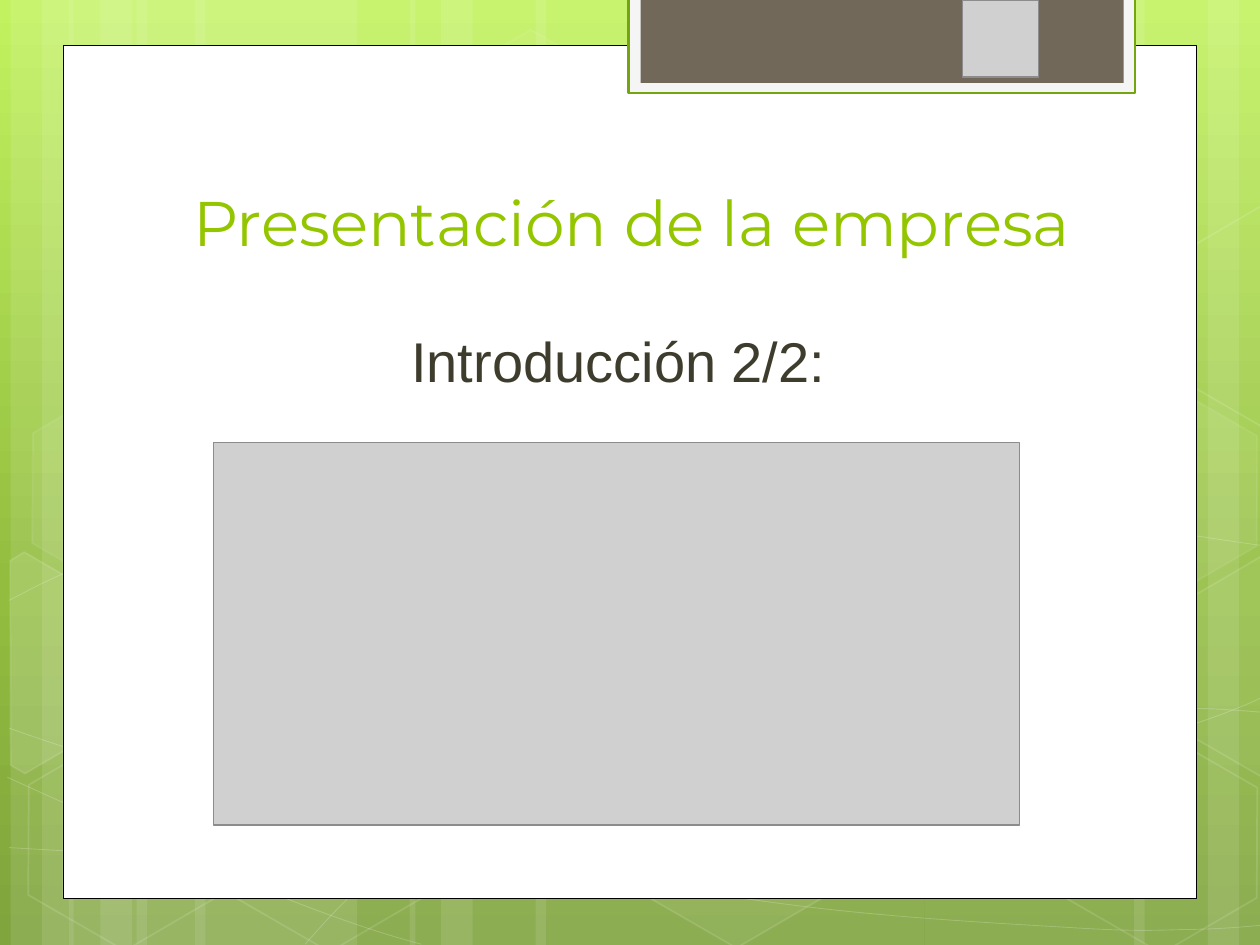
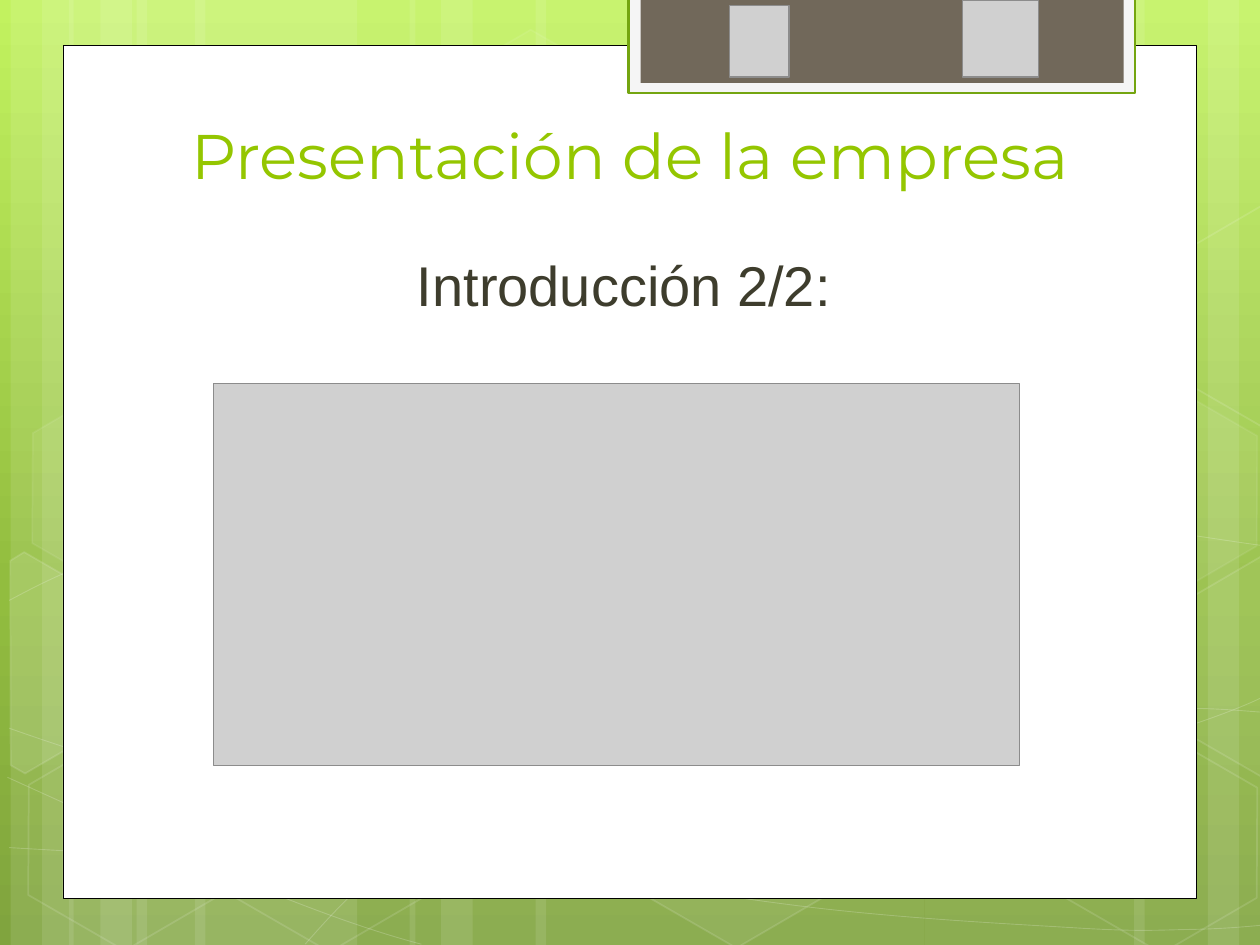
Before and after one commit to ptissera/habilitacion-profesional-2012-4k4, a slide deck: slide 6 of Documentacion/Informe Preliminar/Presentacion Informe Preliminar.pptx. Drawn at 1260x945 pixels with LibreOffice and Linux fonts; fonts in the diff are those of the drawing; grey boxes stand for pictures. Boxes give left, top, right and bottom in pixels: in the first picture for what was removed or moved away, otherwise in the second. Text is boxed around its words. In the diff, an @@ line names an element or a change of style, - is before the commit and + after.

```diff
--- a/Documentacion/Informe Preliminar/Presentacion Informe Preliminar.pptx
+++ b/Documentacion/Informe Preliminar/Presentacion Informe Preliminar.pptx
@@ picture added at [730, 5, 790, 77] @@
@@ text "Presentación de la empresa": place and size @@
-text "Presentación de la empresa" at [193, 199, 1070, 259]
+text "Presentación de la empresa" at [191, 132, 1068, 192]
@@ text "Introducción 2/2:": place and size @@
-text "Introducción 2/2:" at [411, 340, 825, 383]
+text "Introducción 2/2:" at [417, 264, 830, 307]
@@ picture: place and size @@
-picture at [213, 442, 1019, 824]
+picture at [213, 383, 1019, 765]
```
Also in this commit, not shown: 14 other slides changed, 3 slides added, 4 slides removed.
